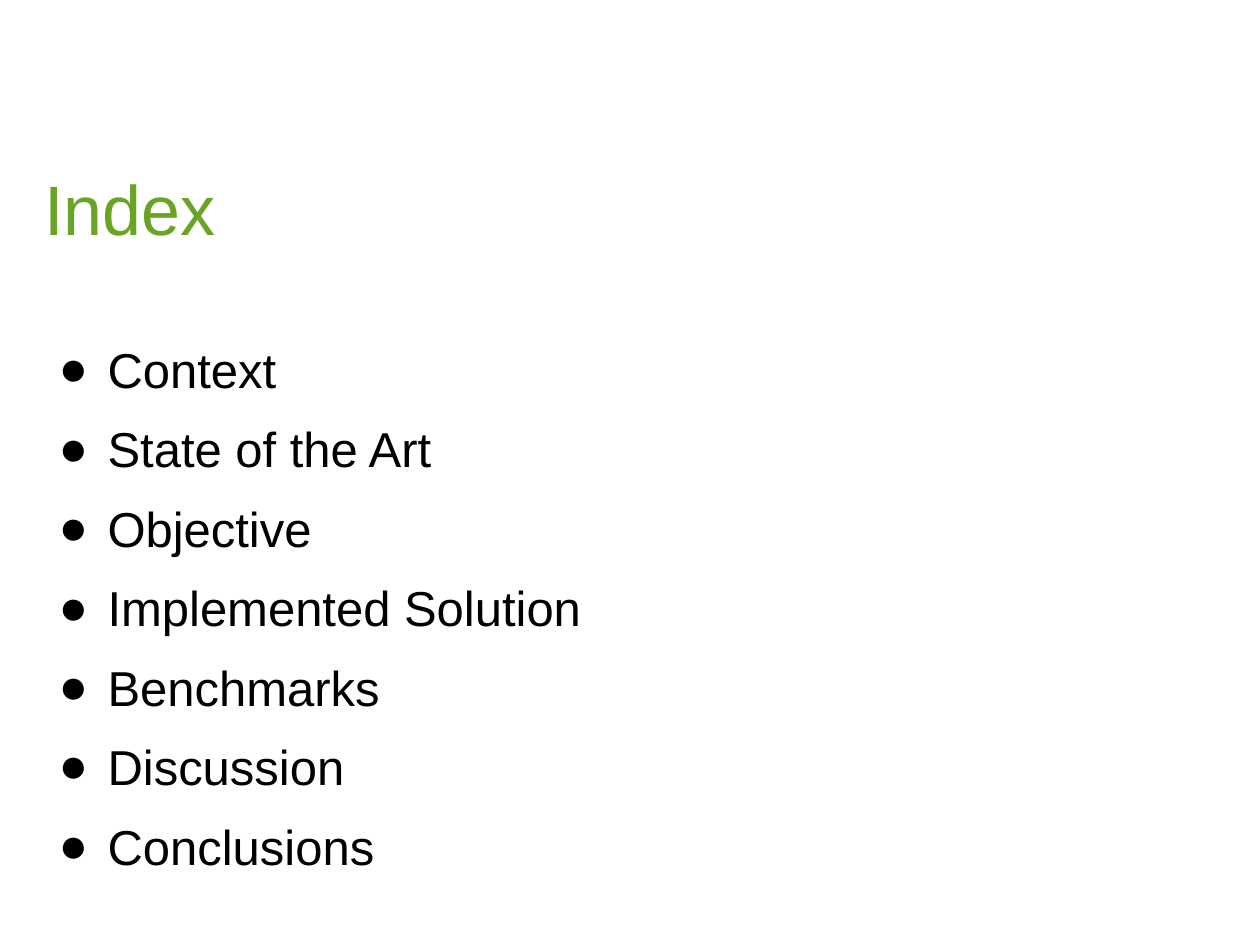
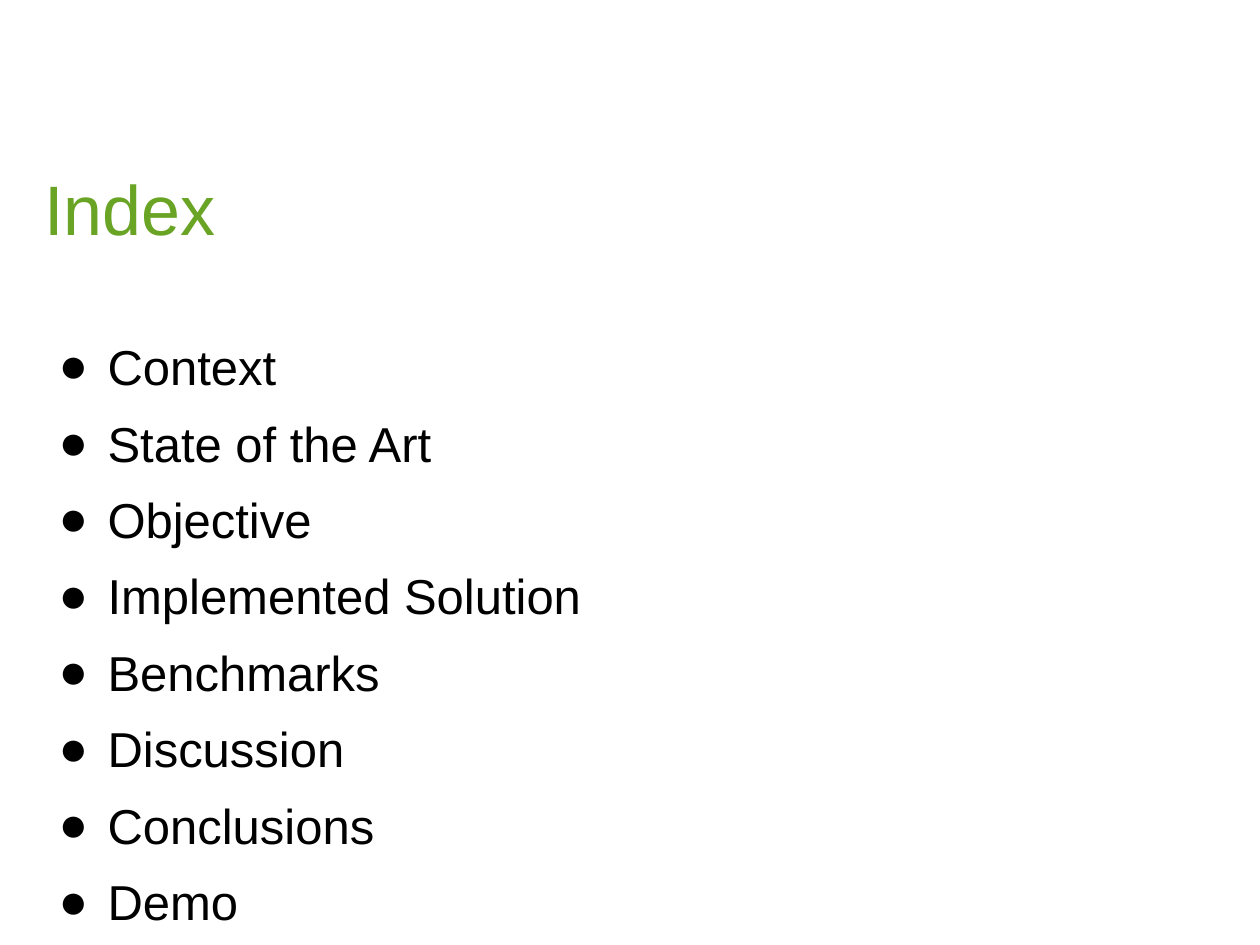
Before and after one commit to Pikerozzo/causal-llms, a slide deck: slide 2 of project report/PRES_PIQUE.pptx. Drawn at 1260x945 pixels with LibreOffice and Linux fonts; fonts in the diff are those of the drawing; background and template pictures are left out. Boxes give left, top, right and bottom in pixels: in the first picture for what was removed or moved away, otherwise in the second. Text is boxed around its words. In the diff, an @@ line names an element or a change of style, - is before the commit and + after.

Commit message:
additions for project presentation and demo example

```diff
--- a/project report/PRES_PIQUE.pptx
+++ b/project report/PRES_PIQUE.pptx
@@ text at (108, 350, 581, 845): line spacing 1.35 to 1.3 @@
@@ text at (108, 886, 239, 921): paragraph added @@
+● Demo
```
Also in this commit, not shown: 10 other slides changed, 10 slides added, 8 slides removed, 2 other files.
